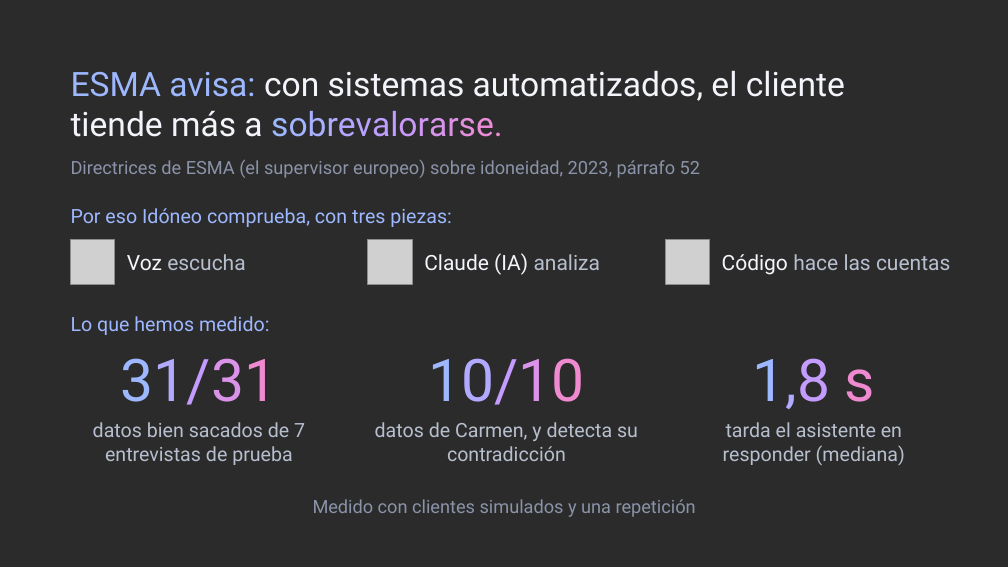
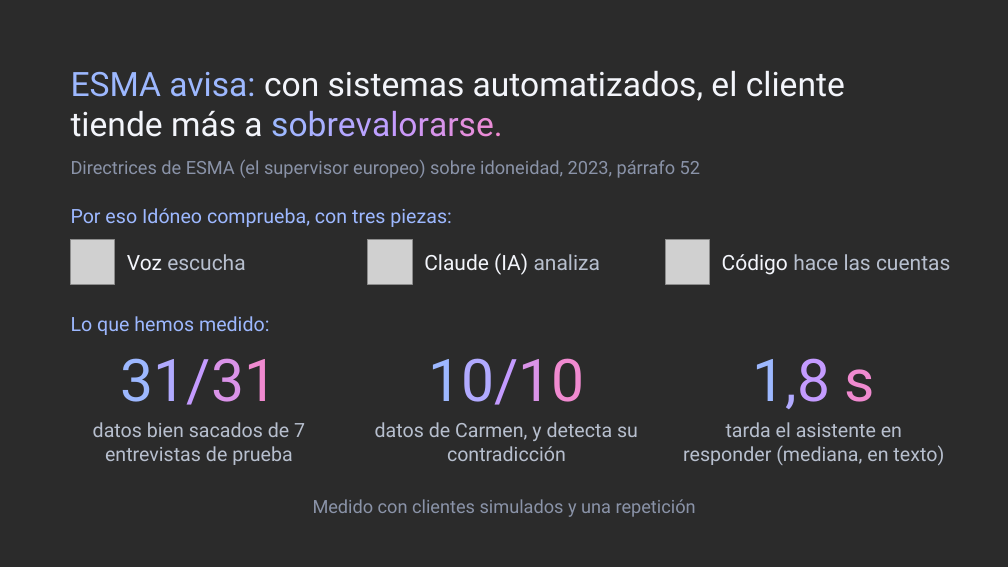
Before and after one commit to fernanrama/idoneo, a slide deck: slide 6 of gestion/comunicacion/Idoneo_presentacion.pptx. Drawn at 1008x567 pixels with LibreOffice and Linux fonts; fonts in the diff are those of the drawing; grey boxes stand for pictures; background and template pictures are left out; a plain dark background stands for a picture behind light text. Boxes give left, top, right and bottom in pixels: in the first picture for what was removed or moved away, otherwise in the second. Text is boxed around its words. In the diff, an @@ line names an element or a change of style, - is before the commit and + after.

```diff
--- a/gestion/comunicacion/Idoneo_presentacion.pptx
+++ b/gestion/comunicacion/Idoneo_presentacion.pptx
@@ text at <box>683,422,944,465</box>: text changed @@
-tarda el asistente en responder (mediana)
+tarda el asistente en responder (mediana, en texto)
```
Also in this commit, not shown: 2 other slides changed, 7 other files.
